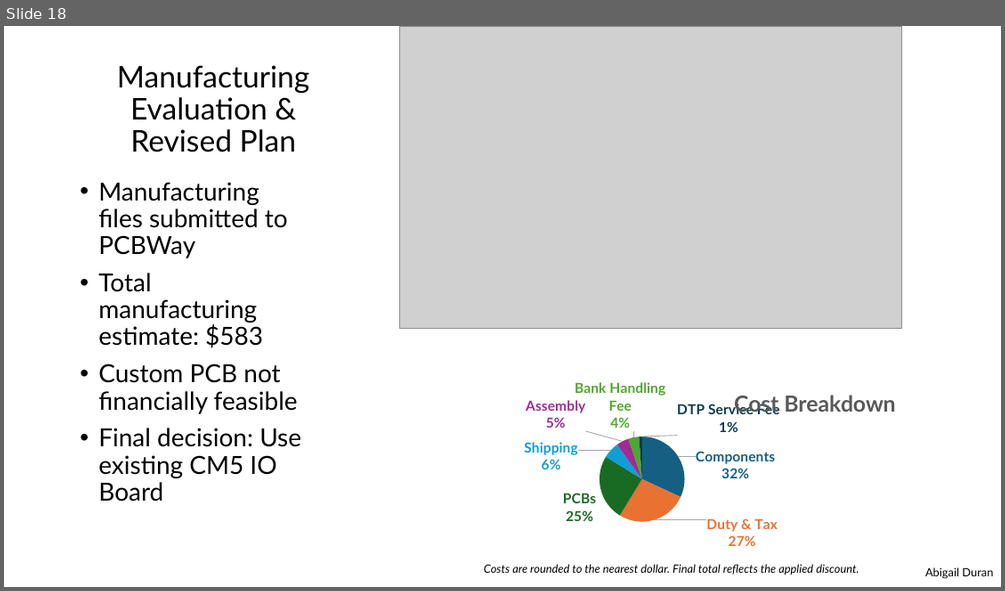
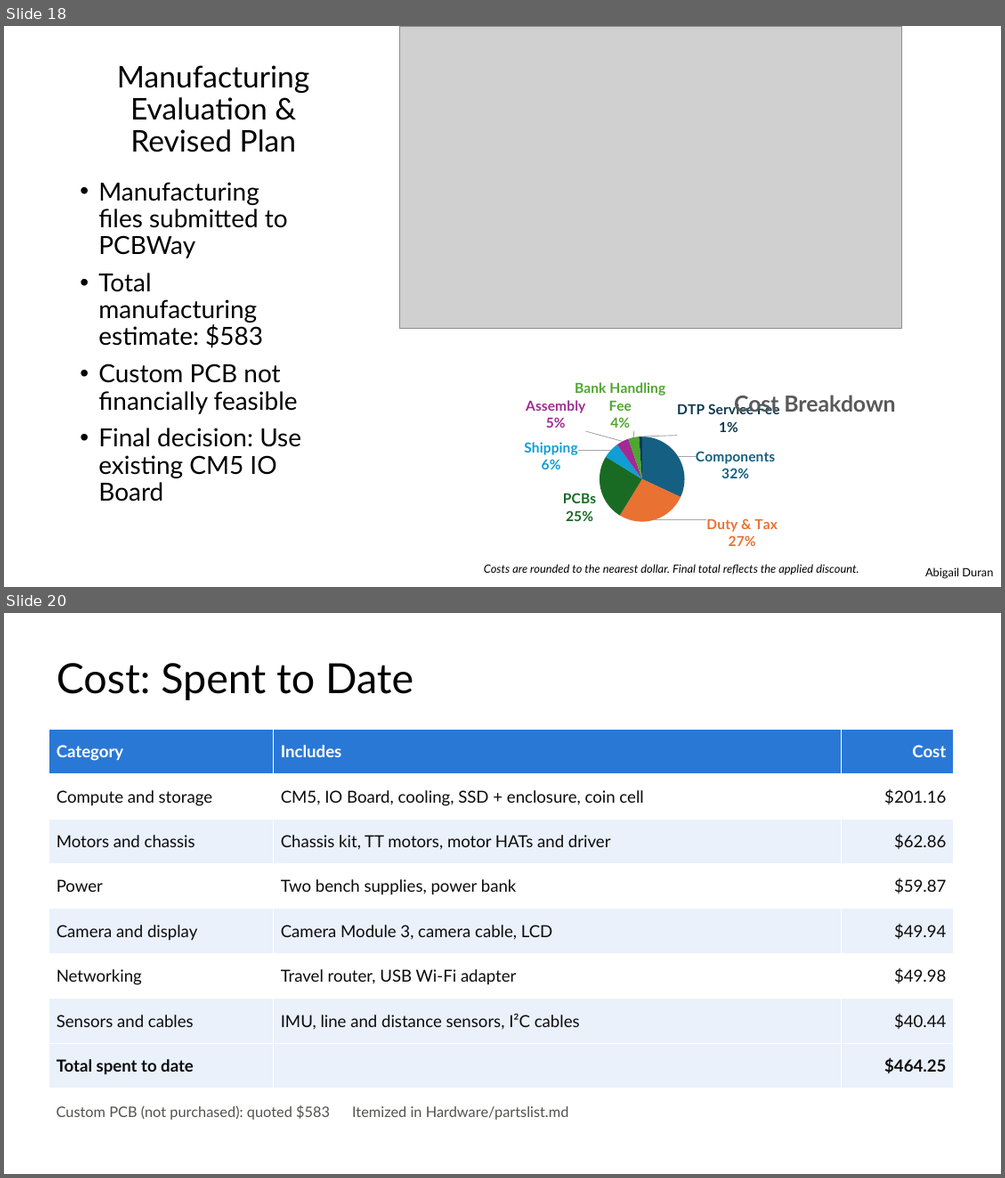
Before and after one commit to EthanWellsSr/BuggyBot, a slide deck: Semester 1 Deliverables/Final Presentation.pptx. Shown one above the other, each under a label of ours: slide 18 before the commit, slides 18 and 20 after it; the slides between them are not shown. The pictures are 1005x591 and 1005x1178 pixels, drawn with LibreOffice and Linux fonts; fonts in the diff are those of the drawing; grey boxes stand for pictures. Boxes give left, top, right and bottom in pixels: in the first picture for what was removed or moved away, otherwise in the second. Text is boxed around its words. In the diff, an @@ line names an element or a change of style, - is before the commit and + after.

Commit message:
Add team cost and future work slides, add the demo power bank to the parts list, and rebuild the final deck.

```diff
--- a/Semester 1 Deliverables/Final Presentation.pptx
+++ b/Semester 1 Deliverables/Final Presentation.pptx
@@ slide 20 added at [4,613,1001,1174], background #FFFFFF @@
@@ title added at [57,663,413,700], 40 pt, text #000000 @@
+Cost: Spent to Date
@@ table added at [48,729,954,1088], 8 rows, 3 columns @@
+Category | Includes | Cost
+Compute and storage | CM5, IO Board, cooling, SSD + enclosure, coin cell | $201.16
+Motors and chassis | Chassis kit, TT motors, motor HATs and driver | $62.86
+Power | Two bench supplies, power bank | $59.87
+Camera and display | Camera Module 3, camera cable, LCD | $49.94
+Networking | Travel router, USB Wi-Fi adapter | $49.98
+Sensors and cables | IMU, line and distance sensors, I²C cables | $40.44
+Total spent to date |  | $464.25
@@ text added at [57,1104,569,1119], 14 pt, text #52514E @@
+Custom PCB (not purchased): quoted $583 Itemized in Hardware/partslist.md
```
Also in this commit, not shown: 2 other slides added, 4 other files.
